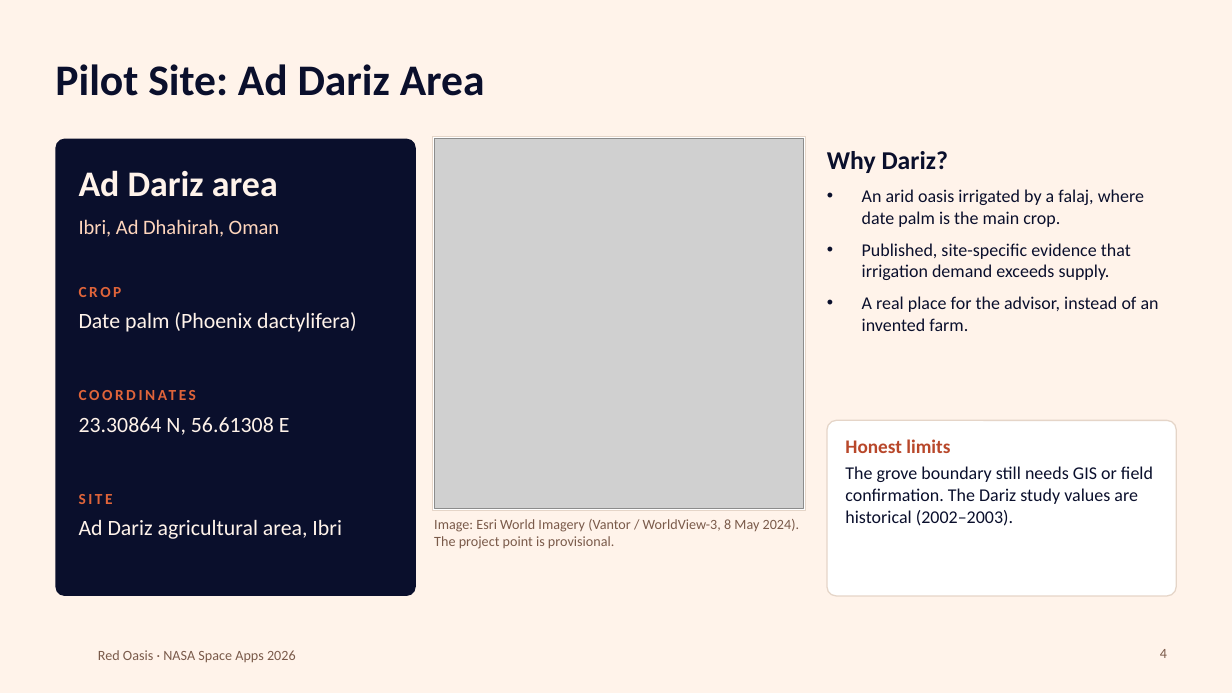
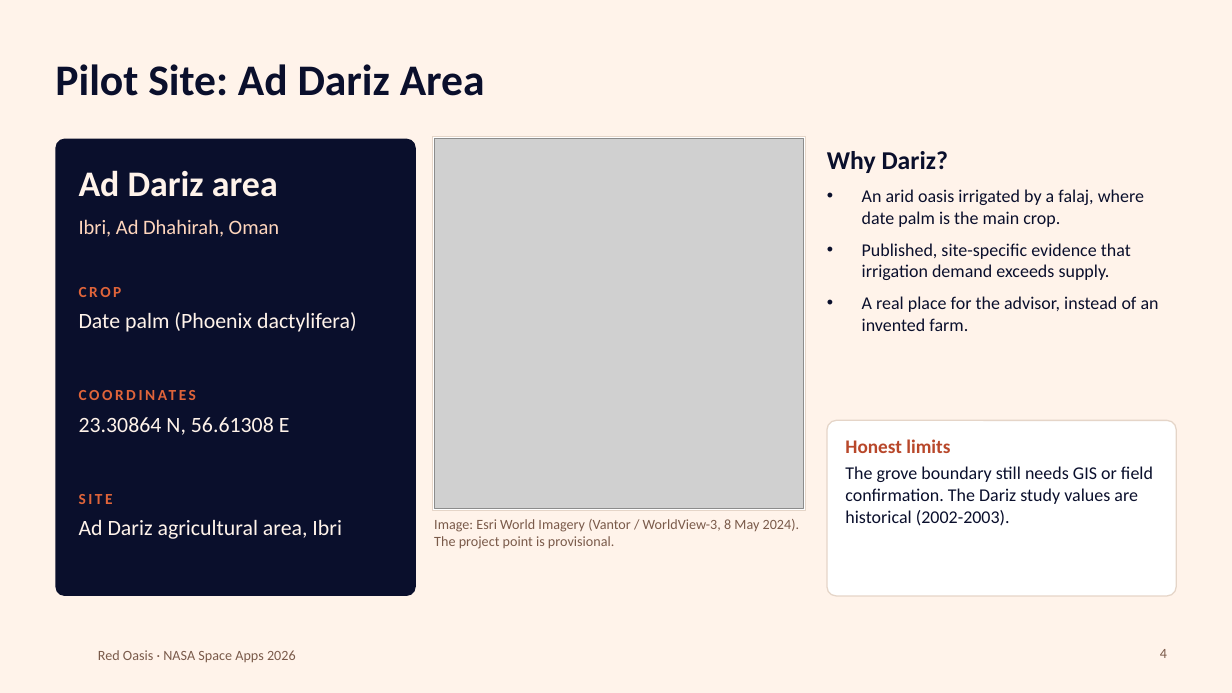
Before and after one commit to Asmaborghan/red-oasis, a slide deck: slide 4 of docs/pitch/Red_Oasis_Presentation.pptx. Drawn at 1232x693 pixels with LibreOffice and Linux fonts; fonts in the diff are those of the drawing; grey boxes stand for pictures; background and template pictures are left out. Boxes give left, top, right and bottom in pixels: in the first picture for what was removed or moved away, otherwise in the second. Text is boxed around its words. In the diff, an @@ line names an element or a change of style, - is before the commit and + after.

```diff
--- a/docs/pitch/Red_Oasis_Presentation.pptx
+++ b/docs/pitch/Red_Oasis_Presentation.pptx
@@ text at (845,466,1153,526): text changed @@
-The grove boundary still needs GIS or field confirmation. The Dariz study values are historical (2002–2003).
+The grove boundary still needs GIS or field confirmation. The Dariz study values are historical (2002-2003).
```
Also in this commit, not shown: 4 other slides changed, 5 other files.
